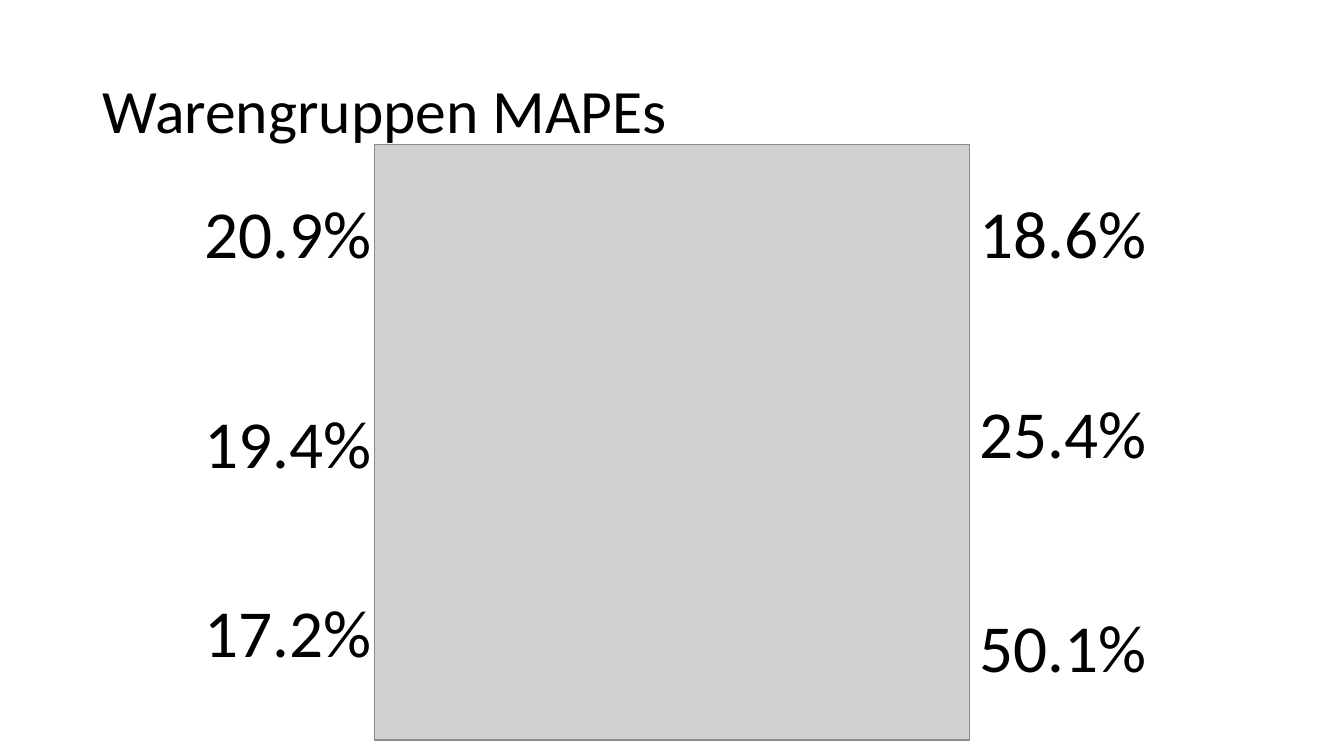
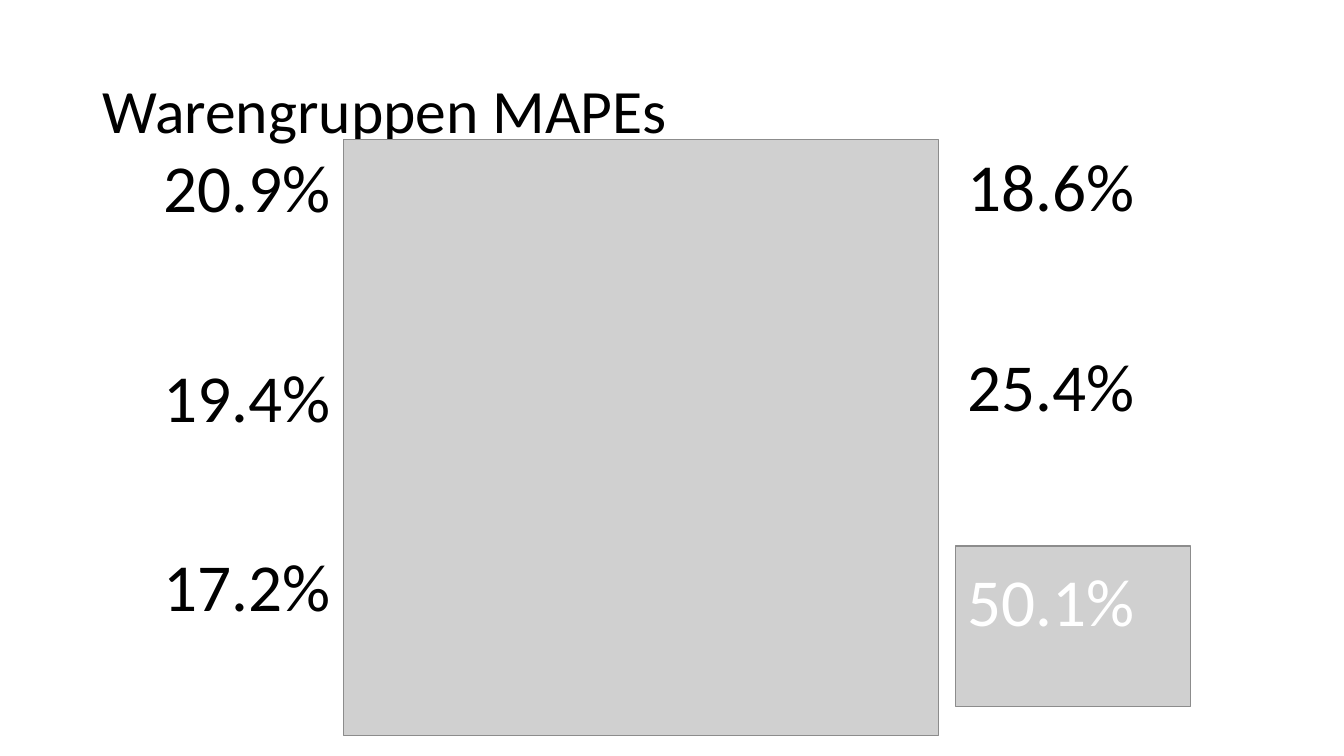
Before and after one commit to tobiassae/datasciencebakery-group-2, a slide deck: slide 9 of 4_Presentation/Bakery sales predictions.pptx (slide 8 before the commit). Drawn at 1344x756 pixels with LibreOffice and Linux fonts; fonts in the diff are those of the drawing; grey boxes stand for pictures. Boxes give left, top, right and bottom in pixels: in the first picture for what was removed or moved away, otherwise in the second. Text is boxed around its words. In the diff, an @@ line names an element or a change of style, - is before the commit and + after.

```diff
--- a/4_Presentation/Bakery sales predictions.pptx
+++ b/4_Presentation/Bakery sales predictions.pptx
@@ 3 texts: place and size @@
-3 texts at [205, 212, 372, 658]
+3 texts at [163, 166, 330, 612]
@@ picture: place and size @@
-picture at [374, 144, 970, 740]
+picture at [343, 139, 939, 735]
@@ text "18.6%": place and size @@
-text "18.6%" at [980, 212, 1147, 259]
+text "18.6%" at [967, 165, 1134, 212]
@@ text "25.4%": place and size @@
-text "25.4%" at [980, 412, 1147, 459]
+text "25.4%" at [967, 365, 1134, 412]
@@ picture added at [956, 546, 1191, 707] @@
@@ text "50.1%": place and size @@
-text "50.1%" at [980, 626, 1147, 673]
+text "50.1%" at [967, 581, 1134, 626]
@@ text "50.1%" at [967, 581, 1134, 626]: text colour #000000 to #FFFFFF @@
```
Also in this commit, not shown: 6 other slides changed, 1 slide added.
